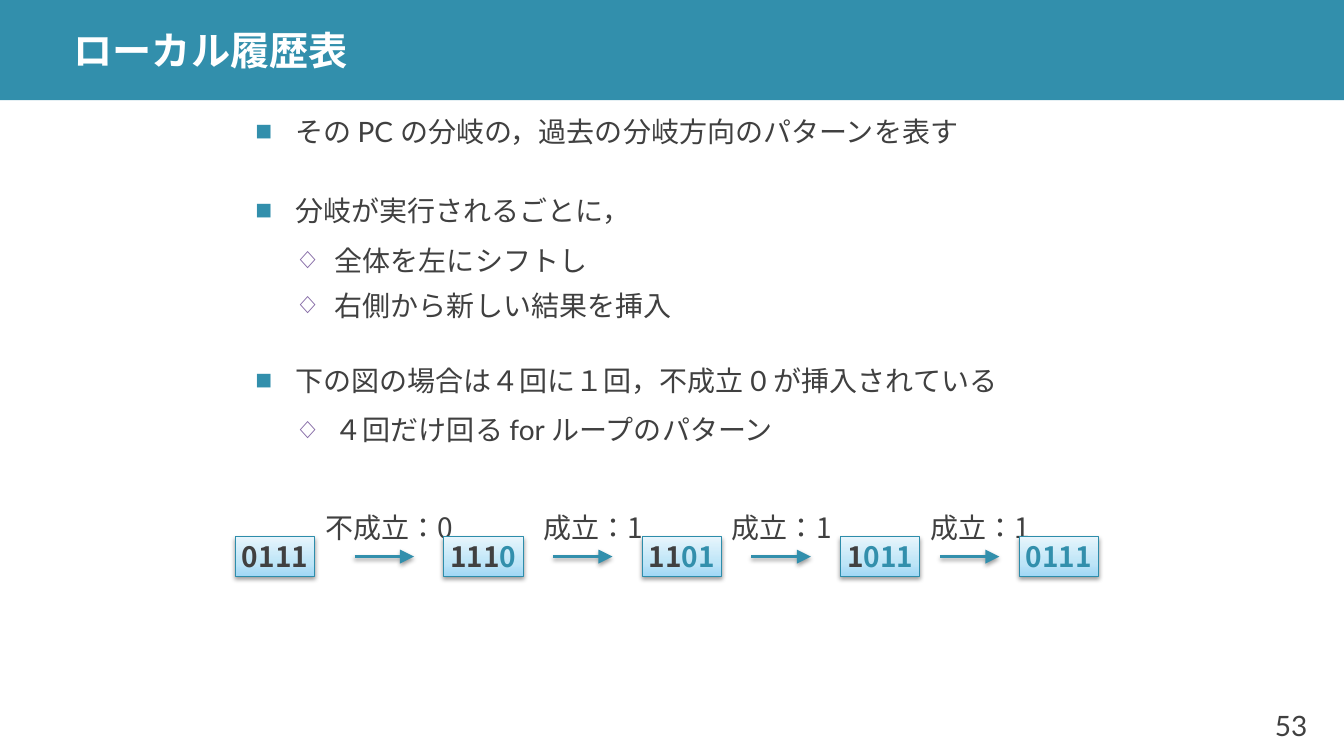
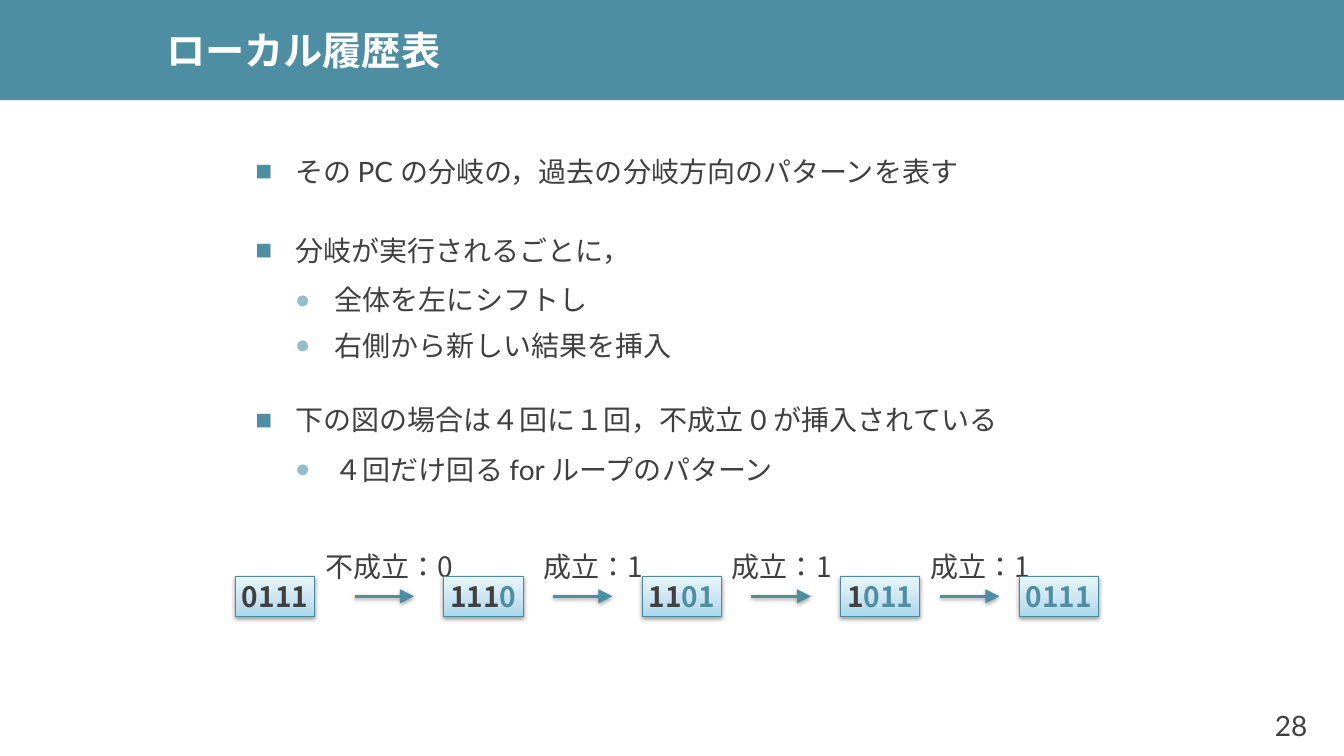
Before and after one commit to shioyadan/advanced-computer-organization, a slide deck: slide 28 of aco-shioya-06.pptx (slide 53 before the commit). Drawn at 1344x756 pixels with LibreOffice and Linux fonts; fonts in the diff are those of the drawing. Boxes give left, top, right and bottom in pixels: in the first picture for what was removed or moved away, otherwise in the second. Text is boxed around its words. In the diff, an @@ line names an element or a change of style, - is before the commit and + after.

```diff
--- a/aco-shioya-06.pptx
+++ b/aco-shioya-06.pptx
@@ rectangle at (x1=0, y1=0, x2=1344, y2=100): fill #328FAC to #4E8EA2 @@
@@ title "ローカル履歴表" moved from (x1=74, y1=31, x2=348, y2=69) to (x1=166, y1=31, x2=440, y2=69) @@
@@ text "その PC の分岐の，過去の分岐方向のパターンを表す" at (x1=295, y1=158, x2=997, y2=483): bullet colour #328FAC to #4E8EA2; bullet ◇ to ●; bullet colour #8064A2 to #92BDCA @@
@@ rectangle "0111" at (x1=236, y1=577, x2=316, y2=616): fill gradient #A2D9F7 to #BFE4F8 to #E6F5FD to gradient #ADD9EC to #C6E3F1 to #E8F5FA; outline #2E8DAB 0.75 pt to #4A8CA0 0.75 pt @@
@@ 5 texts, 5 rectangles, 4 arrows moved together from (x1=236, y1=118, x2=1099, y2=576) to (x1=236, y1=158, x2=1099, y2=616) @@
@@ arrow (355, 596) - (414, 596): stroke #328FAC 2 pt to #4E8EA2 2 pt @@
@@ rectangle "1110" at (x1=444, y1=577, x2=523, y2=616): text colour #328FAC to #4E8EA2 in "1110"; fill gradient #A2D9F7 to #BFE4F8 to #E6F5FD to gradient #ADD9EC to #C6E3F1 to #E8F5FA; outline #2E8DAB 0.75 pt to #4A8CA0 0.75 pt @@
@@ arrow (554, 596) - (613, 596): stroke #328FAC 2 pt to #4E8EA2 2 pt @@
@@ rectangle "1101" at (x1=642, y1=577, x2=722, y2=616): text colour #328FAC to #4E8EA2 in "1101"; fill gradient #A2D9F7 to #BFE4F8 to #E6F5FD to gradient #ADD9EC to #C6E3F1 to #E8F5FA; outline #2E8DAB 0.75 pt to #4A8CA0 0.75 pt @@
@@ arrow (751, 596) - (811, 596): stroke #328FAC 2 pt to #4E8EA2 2 pt @@
@@ rectangle "1011" at (x1=841, y1=577, x2=921, y2=616): text colour #328FAC to #4E8EA2 in "1011"; fill gradient #A2D9F7 to #BFE4F8 to #E6F5FD to gradient #ADD9EC to #C6E3F1 to #E8F5FA; outline #2E8DAB 0.75 pt to #4A8CA0 0.75 pt @@
@@ arrow (940, 596) - (999, 596): stroke #328FAC 2 pt to #4E8EA2 2 pt @@
@@ rectangle "0111" at (x1=1019, y1=577, x2=1099, y2=616): text colour #328FAC to #4E8EA2; fill gradient #A2D9F7 to #BFE4F8 to #E6F5FD to gradient #ADD9EC to #C6E3F1 to #E8F5FA; outline #2E8DAB 0.75 pt to #4A8CA0 0.75 pt @@
@@ page number at (x1=1275, y1=715, x2=1308, y2=736): text changed @@
-53
+28
```
Also in this commit, not shown: 41 other slides changed, 84 slides added, 51 slides removed, 3 other files.
